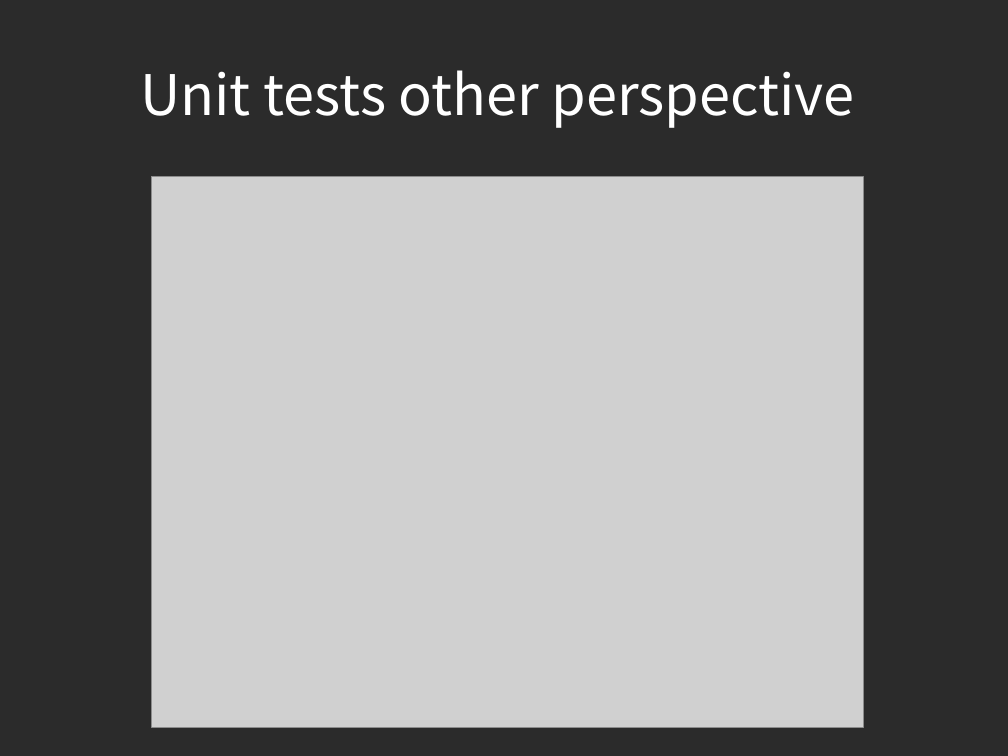
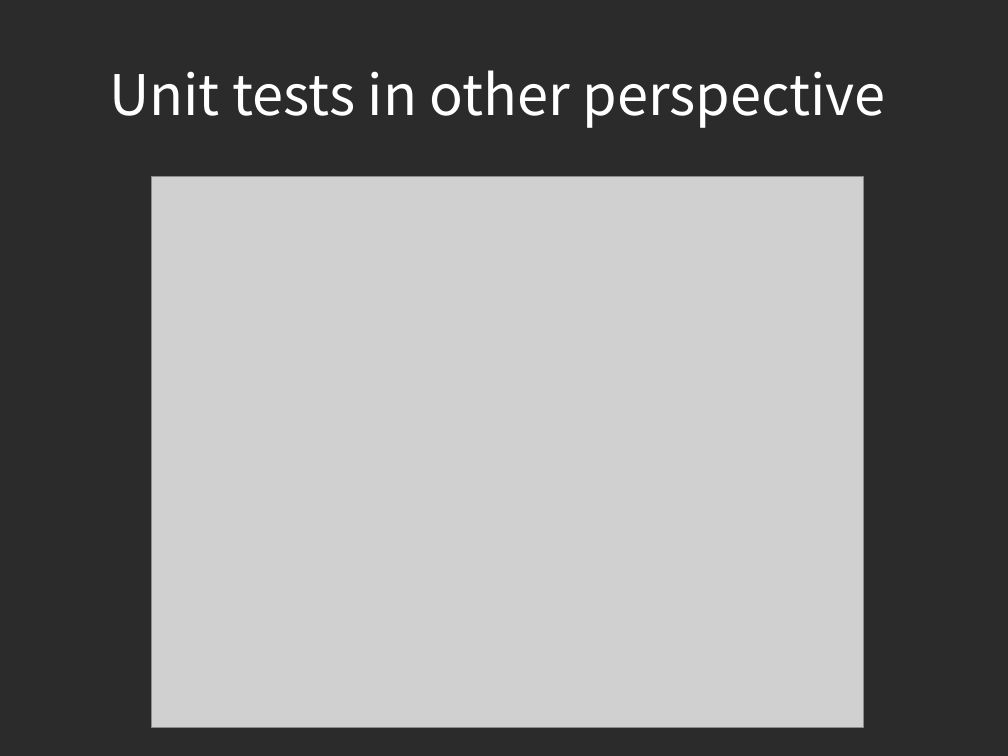
Before and after one commit to piotrek24061988/AutomaticTesting, a slide deck: slide 19 of module1/doc/AutomatedTesting.odp. Drawn at 1008x756 pixels with LibreOffice and Linux fonts; fonts in the diff are those of the drawing; grey boxes stand for pictures; background and template pictures are left out; a plain dark background stands for a picture behind light text. Boxes give left, top, right and bottom in pixels: in the first picture for what was removed or moved away, otherwise in the second. Text is boxed around its words. In the diff, an @@ line names an element or a change of style, - is before the commit and + after.

```diff
--- a/module1/doc/AutomatedTesting.odp
+++ b/module1/doc/AutomatedTesting.odp
@@ title at <box>109,70,886,128</box>: text changed @@
-Unit tests other perspective
+Unit tests in other perspective
```
Also in this commit, not shown: 11 other slides changed, 2 slides added.
